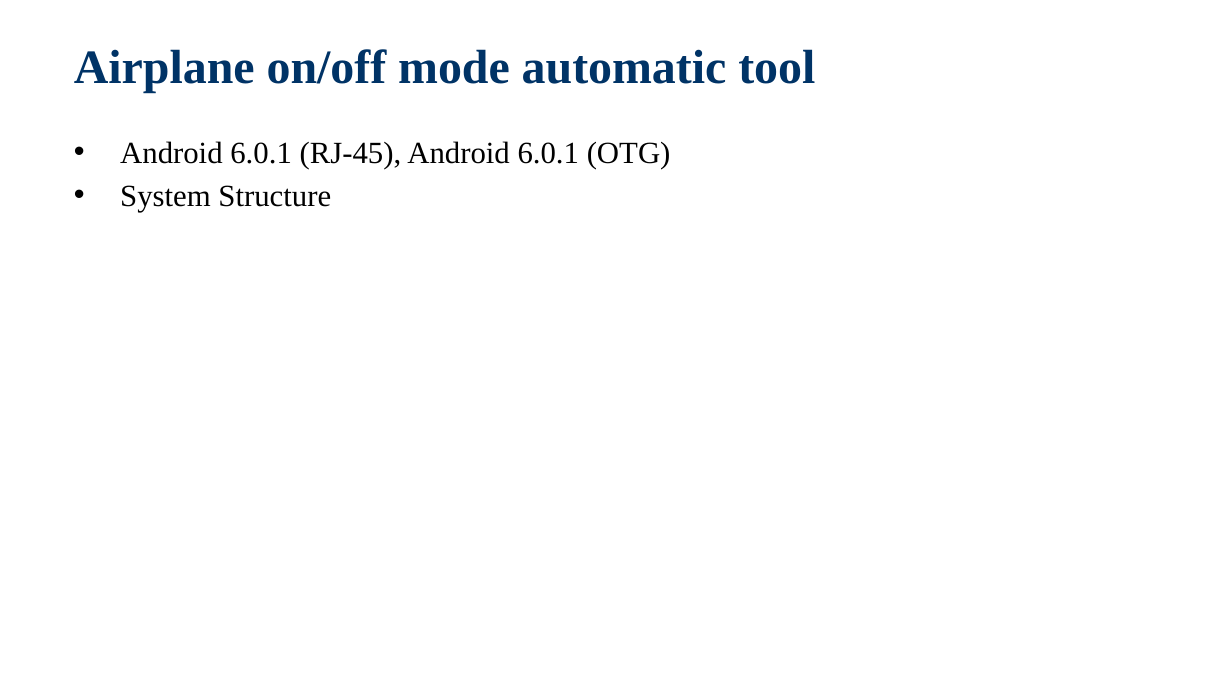
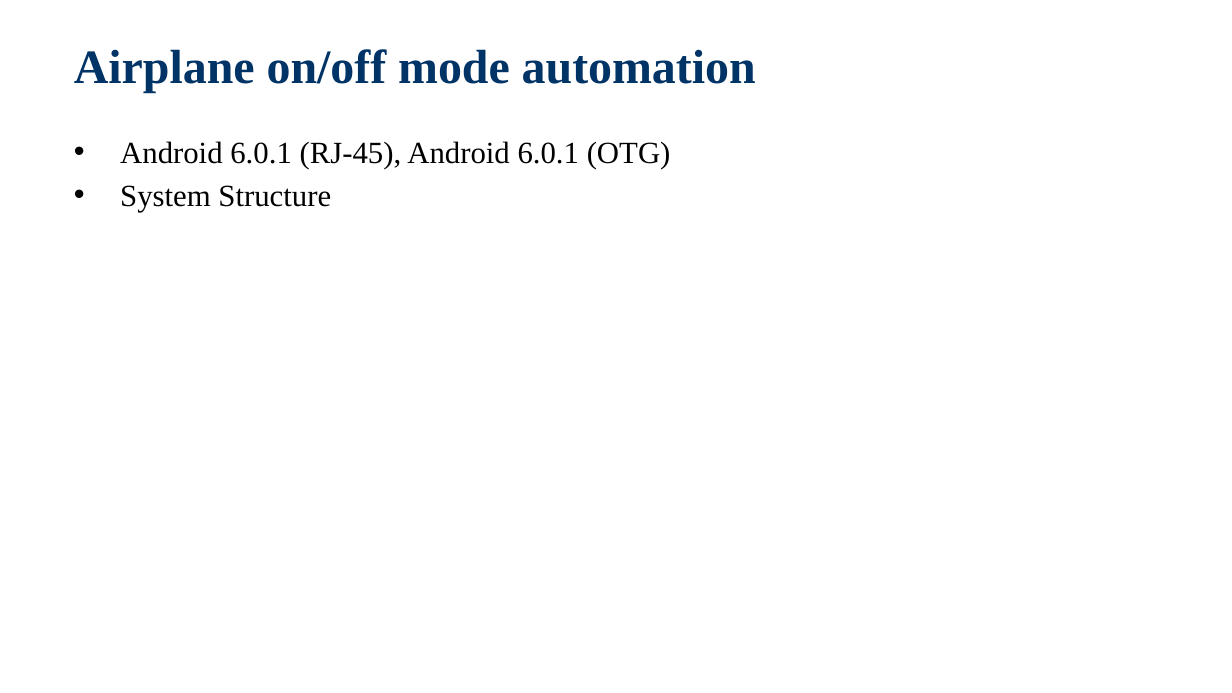
Before and after one commit to jackiejay888/automation, a slide deck: slide 12 of kpi/Test Automation_Demo.pptx. Drawn at 1232x693 pixels with LibreOffice and Linux fonts; fonts in the diff are those of the drawing; background and template pictures are left out. Boxes give left, top, right and bottom in pixels: in the first picture for what was removed or moved away, otherwise in the second. Text is boxed around its words. In the diff, an @@ line names an element or a change of style, - is before the commit and + after.

Commit message:
update test automation for Q1 ppt

```diff
--- a/kpi/Test Automation_Demo.pptx
+++ b/kpi/Test Automation_Demo.pptx
@@ title at bbox=[74, 49, 756, 93]: text changed @@
-Airplane on/off mode automatic tool
+Airplane on/off mode automation
```
Also in this commit, not shown: 8 other slides changed, 1 slide added.
